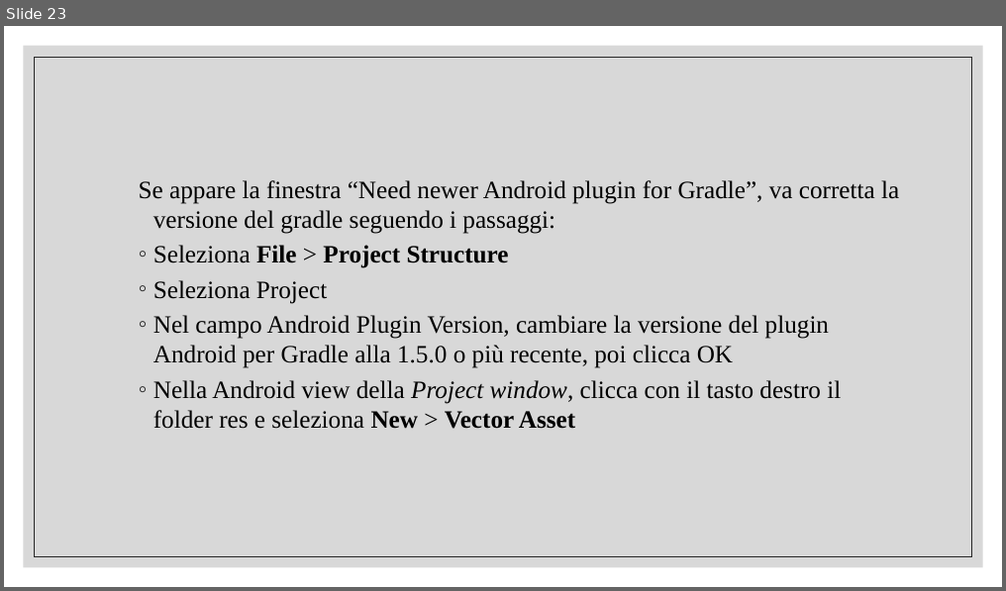
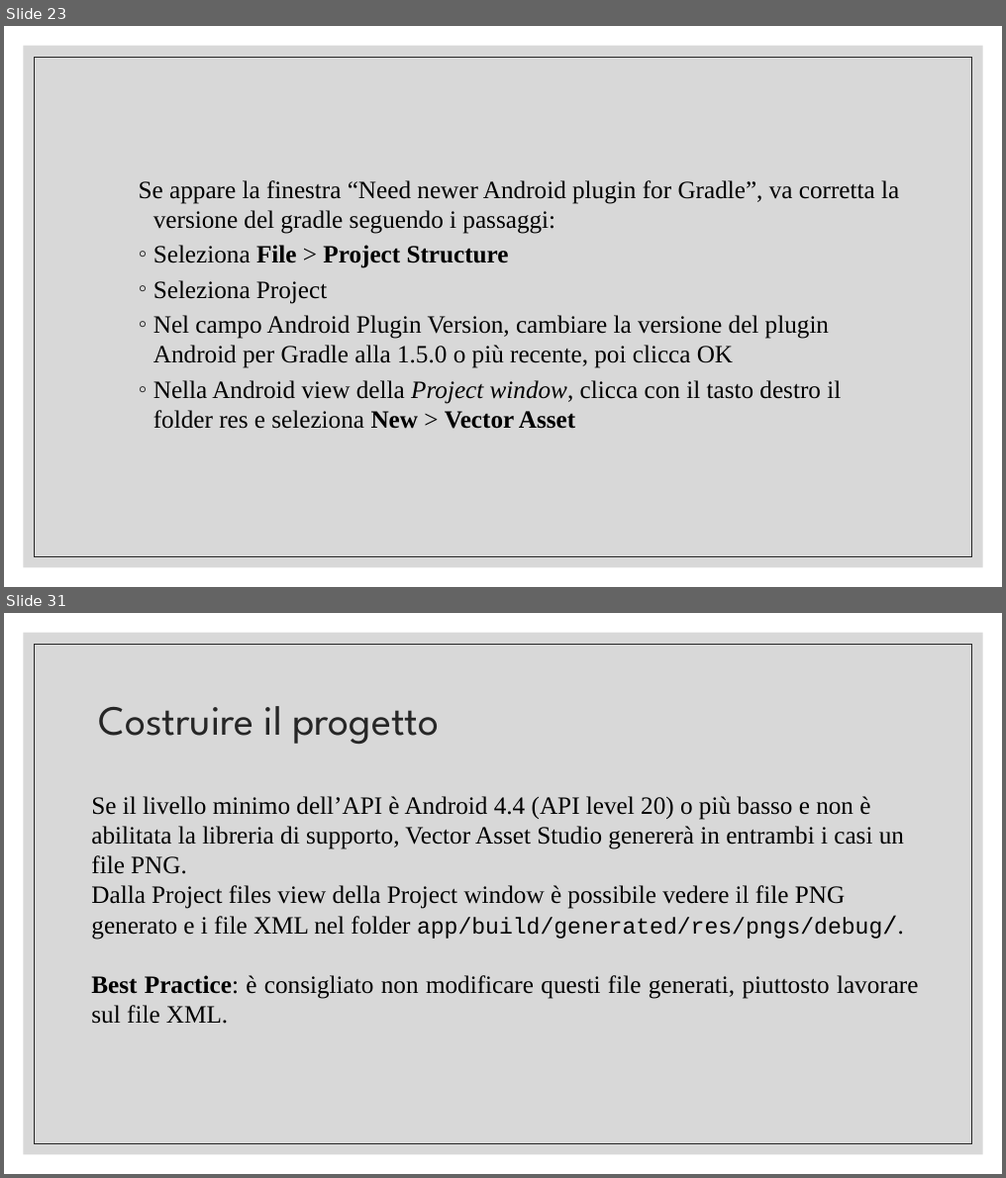
Before and after one commit to tizianotaglienti/Colleghi-Ristretti, a slide deck: Vector asset studio.pptx. Shown one above the other, each under a label of ours: slide 23 before the commit, slides 23 and 31 after it; the slides between them are not shown. The pictures are 1006x591 and 1006x1178 pixels, drawn with LibreOffice and Linux fonts; fonts in the diff are those of the drawing. Boxes give left, top, right and bottom in pixels: in the first picture for what was removed or moved away, otherwise in the second. Text is boxed around its words. In the diff, an @@ line names an element or a change of style, - is before the commit and + after.

```diff
--- a/Vector asset studio.pptx
+++ b/Vector asset studio.pptx
@@ slide 31 added at bbox=[4, 613, 1002, 1174], background #FFFFFF; not listed: 2 template elements that a slide beside it also shows @@
@@ title added at bbox=[99, 706, 440, 744], 40 pt, text #262626 @@
+Costruire il progetto
@@ text added at bbox=[91, 796, 919, 1024], 24 pt, text #000000 @@
+Se il livello minimo dell’API è Android 4.4 (API level 20) o più basso e non è abilitata la libreria di supporto, Vector Asset Studio genererà in entrambi i casi un file PNG.
+Dalla Project files view della Project window è possibile vedere il file PNG generato e i file XML nel folder app/build/generated/res/pngs/debug/.
+Best Practice: è consigliato non modificare questi file generati, piuttosto lavorare sul file XML.
```
Also in this commit, not shown: 14 slides changed, 16 other slides added, 1 slide removed, 1 other file.
